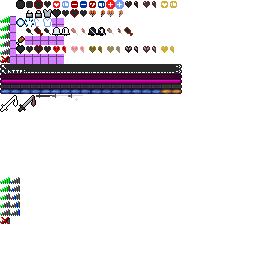
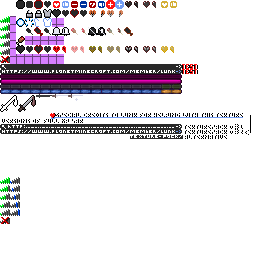
Before/after of a 256px x 256px layered artwork. What changed in the layer stack:
painted on "icons.png" over [0, 64, 251, 139]
